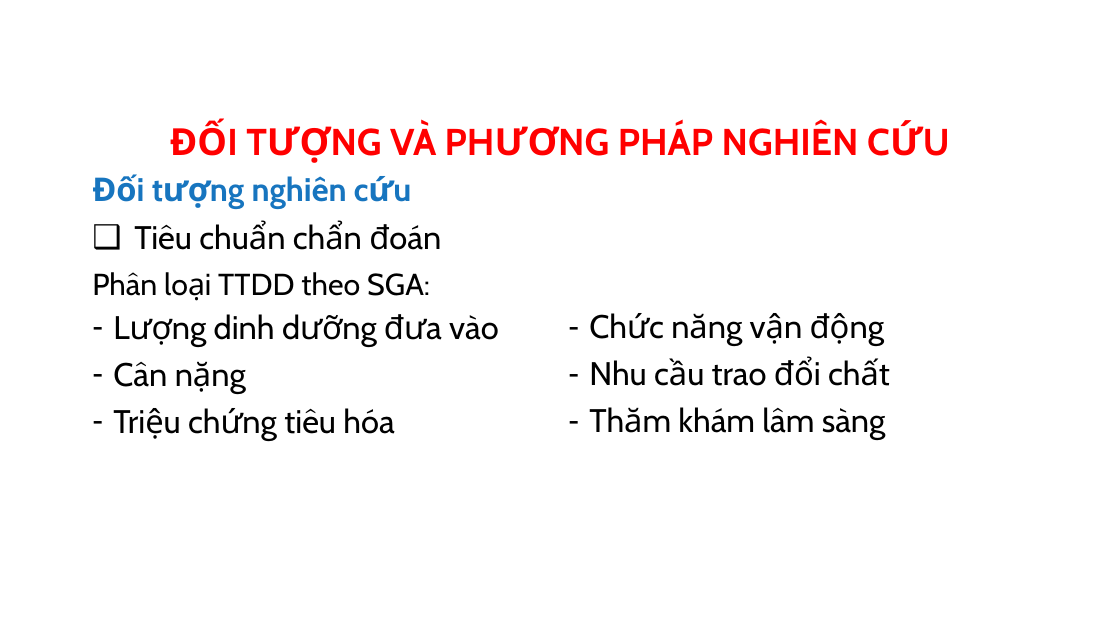
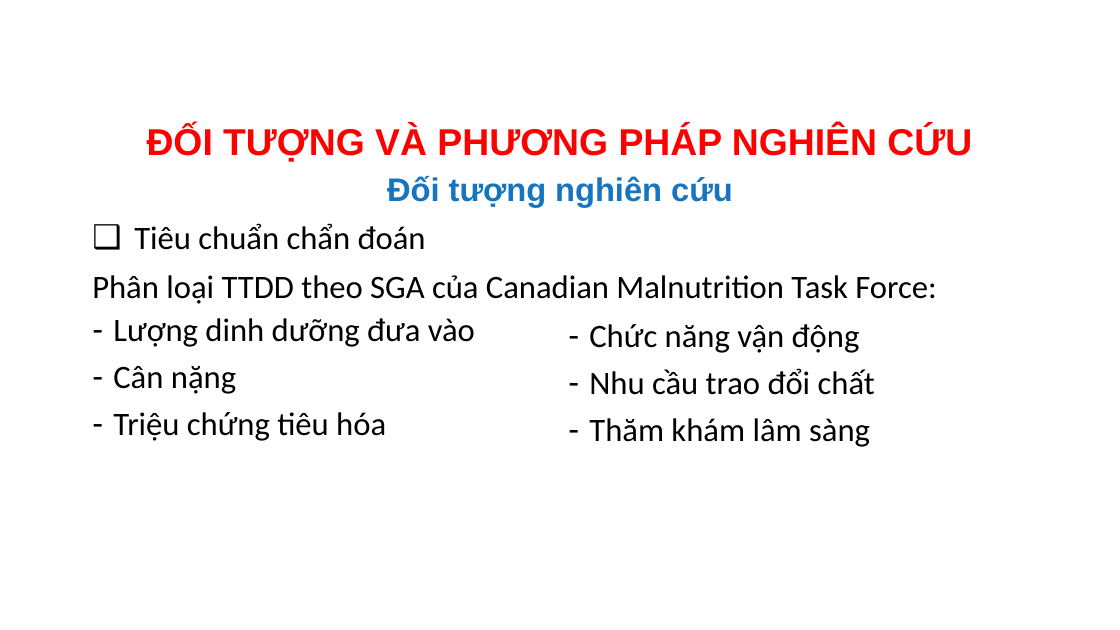
Before and after one commit to MedPocket/HPMUGraduation-thesis, a slide deck: slide 12 of Thuc-trang-va-mot-so-yeu-to-lien-quan-dinh-duong-BN-lao-phoi_Nhat-Nguyen.pptx (slide 15 before the commit). Drawn at 1120x630 pixels with LibreOffice and Linux fonts; fonts in the diff are those of the drawing; background and template pictures are left out. Boxes give left, top, right and bottom in pixels: in the first picture for what was removed or moved away, otherwise in the second. Text is boxed around its words. In the diff, an @@ line names an element or a change of style, - is before the commit and + after.

```diff
--- a/Thuc-trang-va-mot-so-yeu-to-lien-quan-dinh-duong-BN-lao-phoi_Nhat-Nguyen.pptx
+++ b/Thuc-trang-va-mot-so-yeu-to-lien-quan-dinh-duong-BN-lao-phoi_Nhat-Nguyen.pptx
@@ text "ĐỐI TƯỢNG VÀ PHƯƠNG PHÁP ..." at (147,126,972,162): font Cabin to Arial @@
@@ text "Đối tượng nghiên cứu" at (387,176,733,207): font Cabin to Arial; alignment left to centre @@
@@ text at (92,275,936,304): text changed; size 26 to 28 pt; font Cabin to Calibri @@
-Phân loại TTDD theo SGA:
+Phân loại TTDD theo SGA của Canadian Malnutrition Task Force:
@@ font Cabin to Calibri in 3 elements at (134,223,426,250), (113,318,475,441), (589,324,875,447) @@
@@ text "Chức năng vận động": place and size @@
-text "Chức năng vận động" at (589,360,886,440)
+text "Chức năng vận động" at (589,324,875,447)
```
Also in this commit, not shown: 30 other slides changed, 1 slide added, 15 slides removed, 1 other file.
